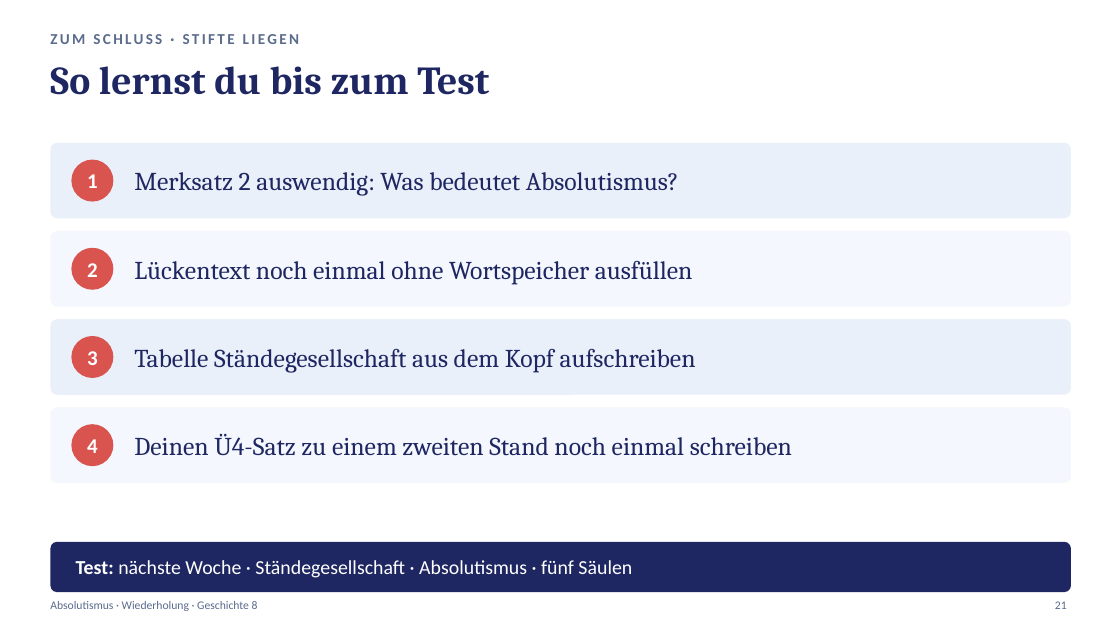
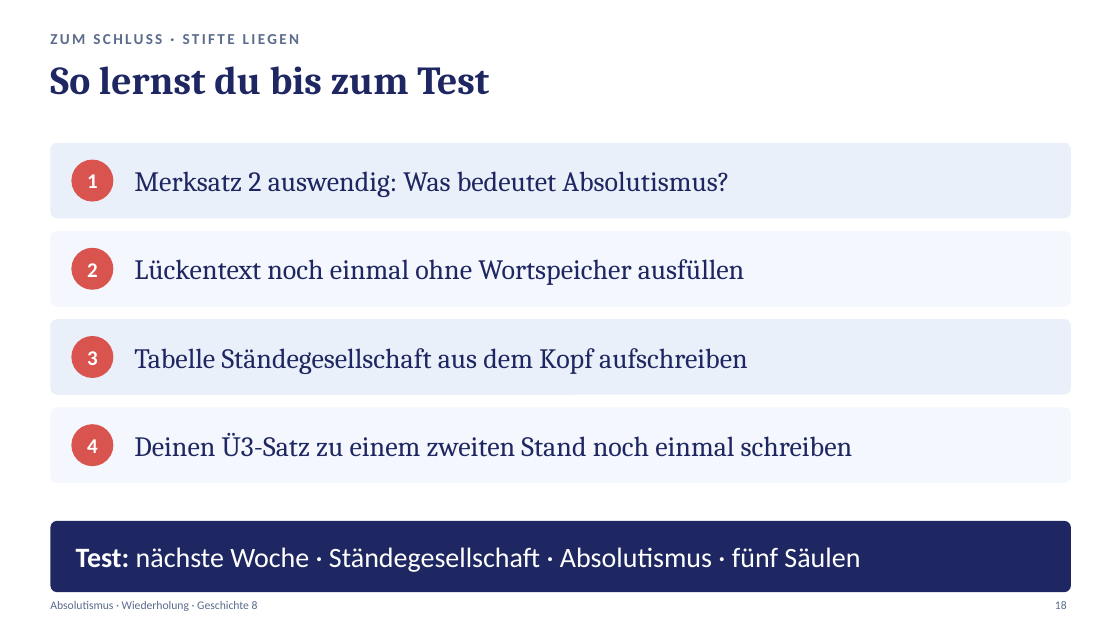
Before and after one commit to golzkonstantin-gif/Schule, a slide deck: slide 18 of Geschichte_8/Absolutismus_Wiederholung/Praesentation_Absolutismus_Wiederholung.pptx (slide 21 before the commit). Drawn at 1120x630 pixels with LibreOffice and Linux fonts; fonts in the diff are those of the drawing. Boxes give left, top, right and bottom in pixels: in the first picture for what was removed or moved away, otherwise in the second. Text is boxed around its words. In the diff, an @@ line names an element or a change of style, - is before the commit and + after.

```diff
--- a/Geschichte_8/Absolutismus_Wiederholung/Praesentation_Absolutismus_Wiederholung.pptx
+++ b/Geschichte_8/Absolutismus_Wiederholung/Praesentation_Absolutismus_Wiederholung.pptx
@@ size 22 to 24 pt in 3 elements at (x1=134, y1=171, x2=729, y2=197), (x1=134, y1=259, x2=745, y2=285), (x1=134, y1=348, x2=748, y2=374) @@
@@ text at (x1=134, y1=433, x2=853, y2=457): text changed; size 22 to 24 pt @@
-Deinen Ü4-Satz zu einem zweiten Stand noch einmal schreiben
+Deinen Ü3-Satz zu einem zweiten Stand noch einmal schreiben
@@ rounded rectangle resized from (x1=50, y1=542, x2=1071, y2=592) to (x1=50, y1=521, x2=1071, y2=592) @@
@@ rounded rectangle at (x1=50, y1=521, x2=1071, y2=592): proportions changed @@
@@ text "Test: nächste Woche · Ständegesellschaft ..." moved from (x1=76, y1=560, x2=632, y2=578) to (x1=76, y1=547, x2=860, y2=572) @@
@@ text "Test: nächste Woche · Ständegesellschaft ..." at (x1=76, y1=547, x2=860, y2=572): size 17 to 24 pt @@
@@ text at (x1=1055, y1=601, x2=1067, y2=609): text changed @@
-21
+18
```
Also in this commit, not shown: 16 other slides changed, 3 slides removed, 3 other files.
